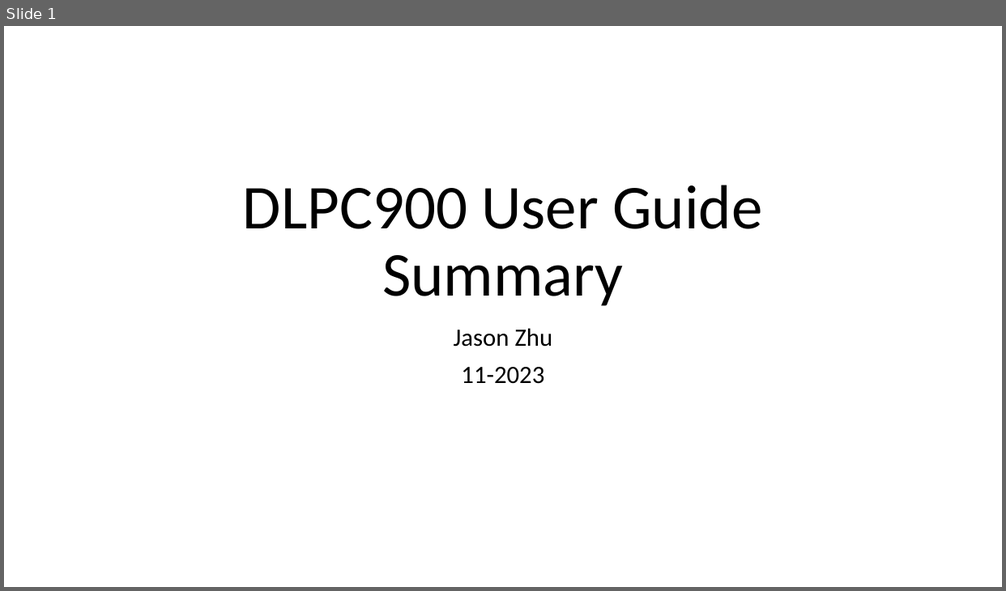
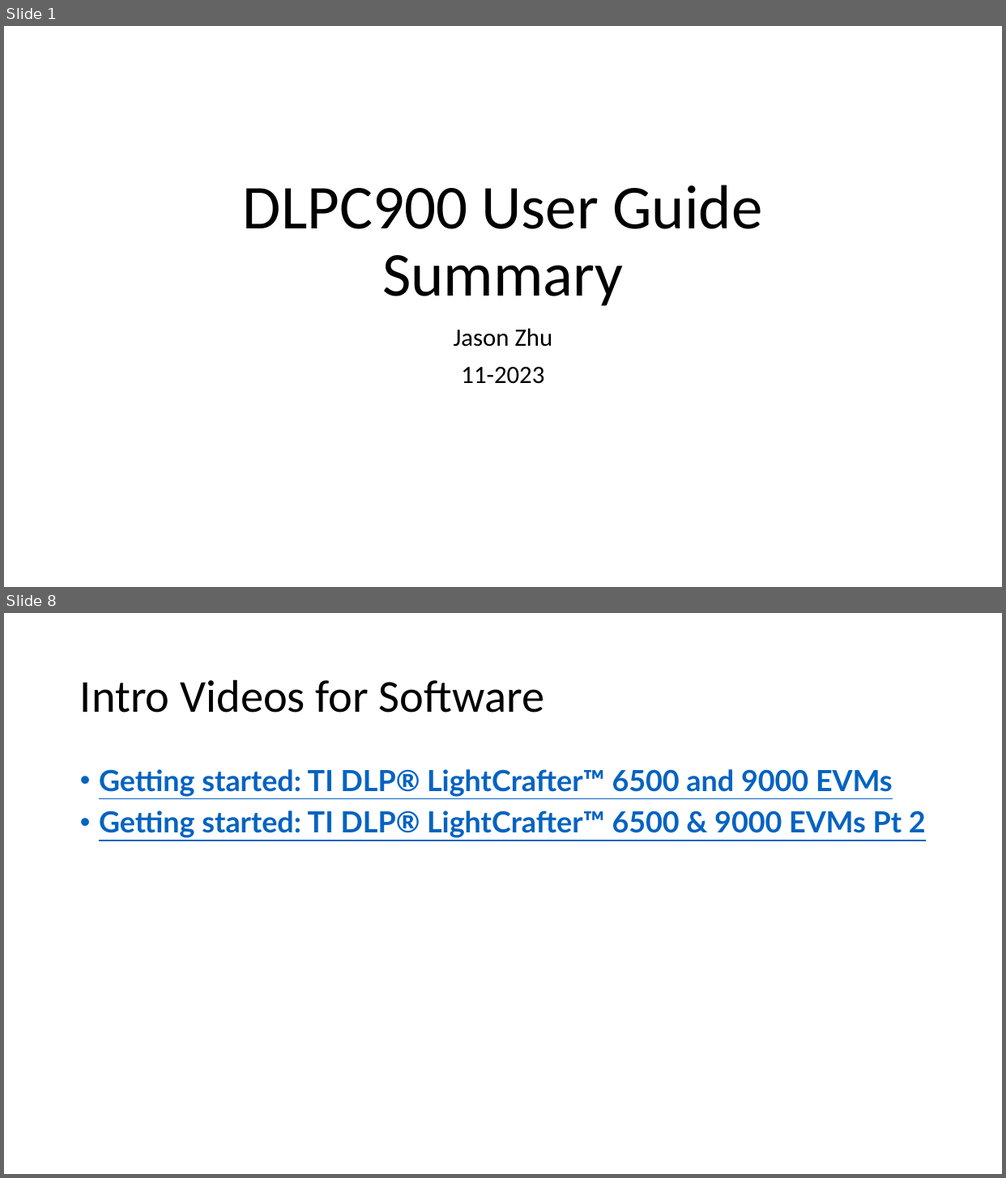
Before and after one commit to zhuyuezx/CSC494_holoprojector, a slide deck: Notes/User Guide Summary.pptx. Shown one above the other, each under a label of ours: slide 1 before the commit, slides 1 and 8 after it; the slides between them are not shown. The pictures are 1006x591 and 1006x1178 pixels, drawn with LibreOffice and Linux fonts; fonts in the diff are those of the drawing. Boxes give left, top, right and bottom in pixels: in the first picture for what was removed or moved away, otherwise in the second. Text is boxed around its words. In the diff, an @@ line names an element or a change of style, - is before the commit and + after.

```diff
--- a/Notes/User Guide Summary.pptx
+++ b/Notes/User Guide Summary.pptx
@@ slide 8 added at (x1=4, y1=613, x2=1002, y2=1174), background #FFFFFF @@
@@ title added at (x1=80, y1=679, x2=544, y2=713), 44 pt, text #000000 @@
+Intro Videos for Software
@@ text added at (x1=99, y1=769, x2=926, y2=838), 28 pt, text #0563C1, bold, underline @@
+• Getting started: TI DLP® LightCrafter™ 6500 and 9000 EVMs
+• Getting started: TI DLP® LightCrafter™ 6500 & 9000 EVMs Pt 2
```
Also in this commit, not shown: 6 other slides added, 1 slide removed.
